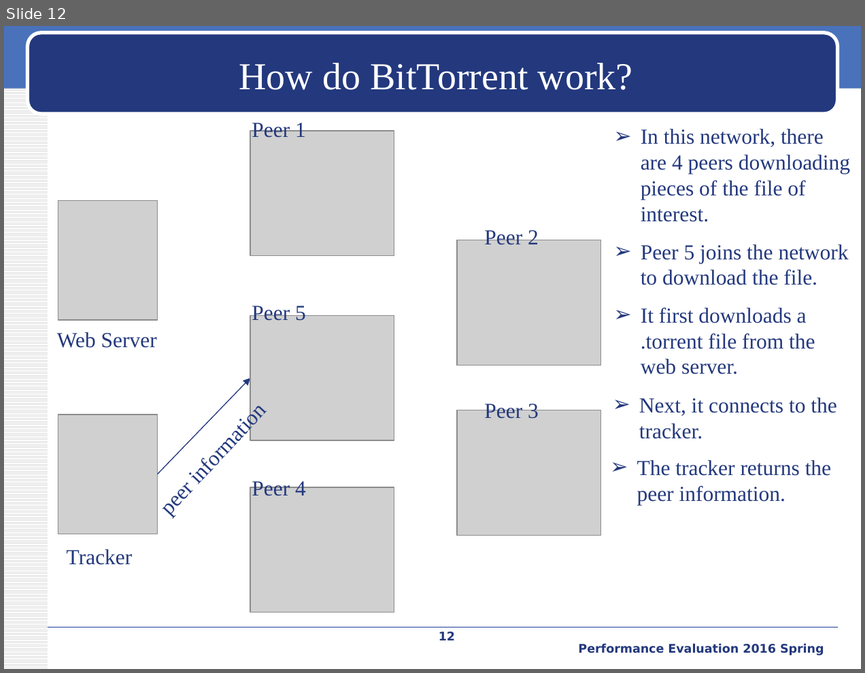
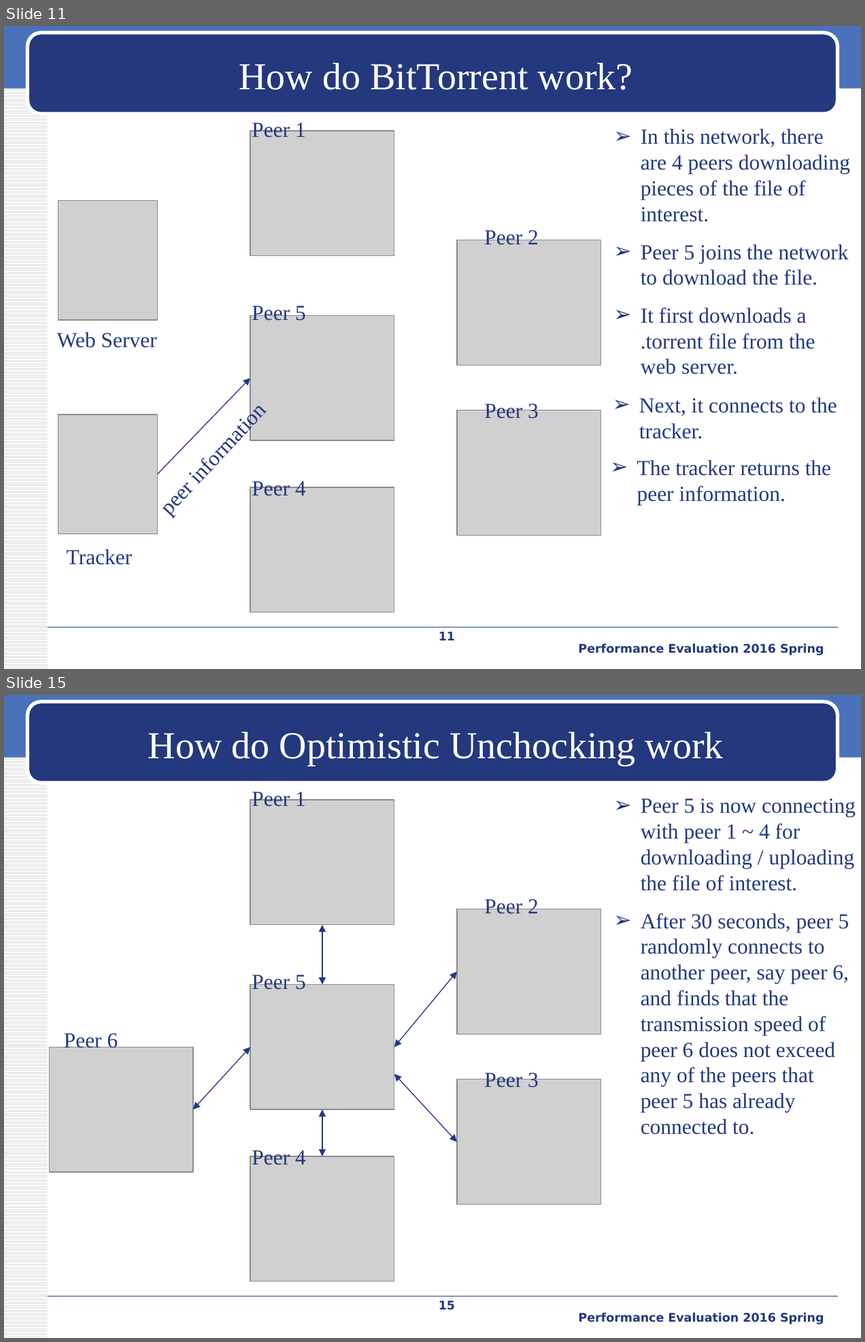
Before and after one commit to iamyuanchung/PE_104_2, a slide deck: final/BT-like-peer2peer.pptx. Shown one above the other, each under a label of ours: slide 12 before the commit, slides 11 and 15 after it; the slides between them are not shown. The pictures are 865x673 and 865x1342 pixels, drawn with LibreOffice and Linux fonts; fonts in the diff are those of the drawing; grey boxes stand for pictures; background and template pictures are left out. Boxes give left, top, right and bottom in pixels: in the first picture for what was removed or moved away, otherwise in the second. Text is boxed around its words. In the diff, an @@ line names an element or a change of style, - is before the commit and + after.

Commit message:
add slides for explaining optimistic unchocking

```diff
--- a/final/BT-like-peer2peer.pptx
+++ b/final/BT-like-peer2peer.pptx
@@ slide 15 added at (4,695,861,1338), background #FFFFFF; not listed: 4 template elements that a slide beside it also shows @@
@@ title added at (148,732,723,765), 32 pt, text #FFFFFF @@
+How do Optimistic Unchocking work
@@ text added at (252,789,306,807), 18 pt, text #23387D @@
+Peer 1
@@ picture added at (250,800,394,925) @@
@@ text added at (640,798,855,891), 18 pt, text #23387D @@
+➢ Peer 5 is now connecting
+  with peer 1 ~ 4 for
+  downloading / uploading
+  the file of interest.
@@ text added at (484,897,538,914), 18 pt, text #23387D @@
+Peer 2
@@ picture added at (456,909,600,1034) @@
@@ text added at (640,913,849,1134), 18 pt, text #23387D @@
+➢ After 30 seconds, peer 5
+  randomly connects to
+  another peer, say peer 6,
+  and finds that the
+  transmission speed of
+  peer 6 does not exceed
+  any of the peers that
+  peer 5 has already
+  connected to.
@@ double arrow added from (322, 925) to (322, 985), #23387D 0.75 pt @@
@@ text added at (252,972,306,989), 18 pt, text #23387D @@
+Peer 5
@@ double arrow added from (394, 1047) to (456, 972), #23387D 0.75 pt @@
@@ picture added at (250,985,394,1110) @@
@@ text added at (64,1031,118,1052), 18 pt, text #23387D @@
+Peer 6
@@ picture added at (50,1047,193,1172) @@
@@ double arrow added from (250, 1047) to (193, 1109), #23387D 0.75 pt @@
@@ double arrow added from (394, 1074) to (456, 1141), #23387D 0.75 pt @@
@@ picture added at (456,1079,600,1204) @@
@@ text added at (484,1070,538,1087), 18 pt, text #23387D @@
+Peer 3
@@ double arrow added from (322, 1109) to (322, 1156), #23387D 0.75 pt @@
@@ picture added at (250,1156,394,1281) @@
@@ text added at (252,1147,306,1165), 18 pt, text #23387D @@
+Peer 4
@@ page number added at (439,1300,455,1310), 10 pt, text #23387D, bold @@
+15
@@ text added at (578,1312,824,1324), 10 pt, text #23387D, bold @@
+Performance Evaluation 2016 Spring
@@ what was slide 12 is now slide 11 @@
@@ page number at (439,631,455,640): text changed @@
-12
+11
```
Also in this commit, not shown: 4 slides changed, 5 other slides added, 1 slide removed.
